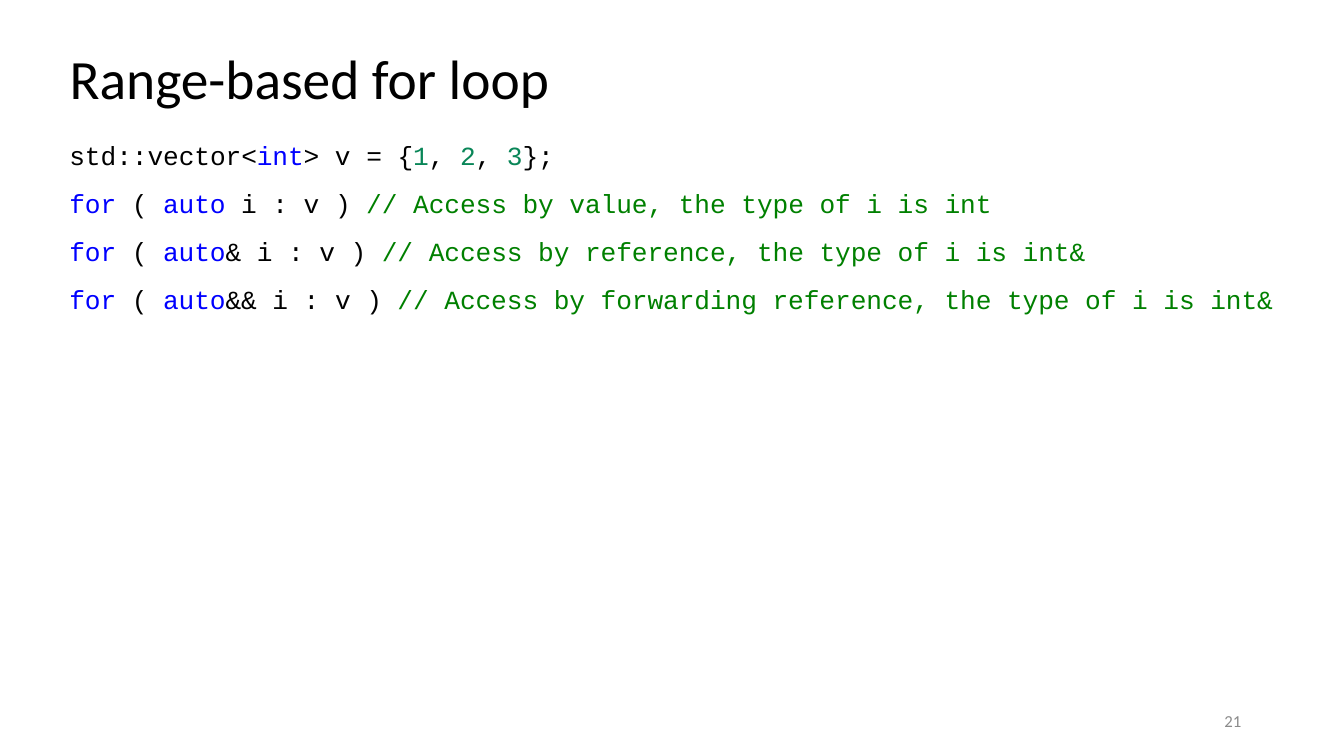
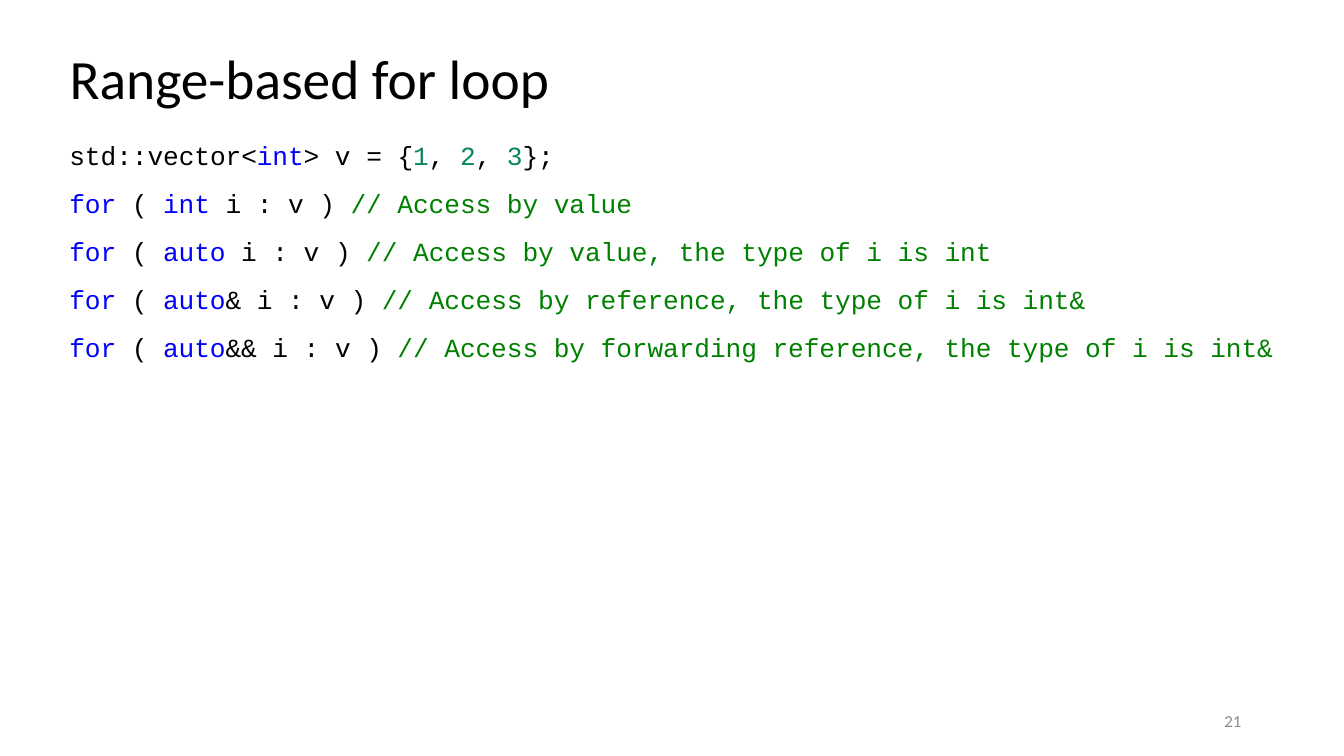
Before and after one commit to rarutyun/cpp-courses, a slide deck: slide 21 of 08_iterators/08_iterators.pptx. Drawn at 1344x756 pixels with LibreOffice and Linux fonts; fonts in the diff are those of the drawing. Boxes give left, top, right and bottom in pixels: in the first picture for what was removed or moved away, otherwise in the second. Text is boxed around its words. In the diff, an @@ line names an element or a change of style, - is before the commit and + after.

```diff
--- a/08_iterators/08_iterators.pptx
+++ b/08_iterators/08_iterators.pptx
@@ text at [69,195,632,219]: paragraph added @@
+for ( int i : v ) // Access by value
```
Also in this commit, not shown: 13 other slides changed.
